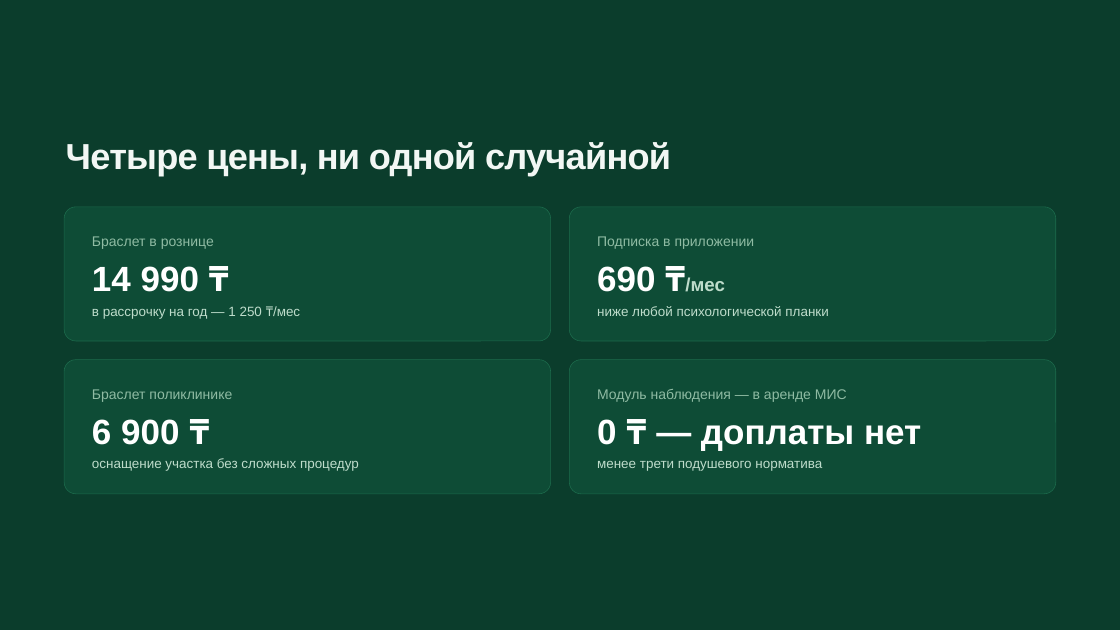
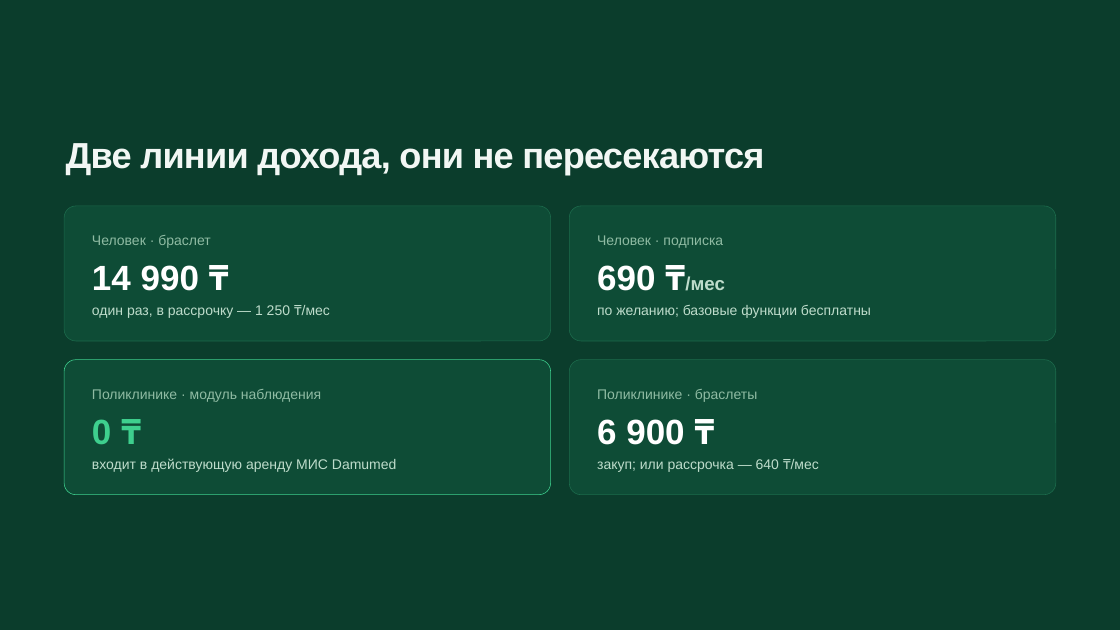
Before and after one commit to Beibute/damumed-band, a slide deck: slide 6 of files/damumed-band-prezentaciya.pptx. Drawn at 1120x630 pixels with LibreOffice and Linux fonts; fonts in the diff are those of the drawing. Boxes give left, top, right and bottom in pixels: in the first picture for what was removed or moved away, otherwise in the second. Text is boxed around its words. In the diff, an @@ line names an element or a change of style, - is before the commit and + after.

```diff
--- a/files/damumed-band-prezentaciya.pptx
+++ b/files/damumed-band-prezentaciya.pptx
@@ text at [66, 143, 764, 175]: text changed @@
-Четыре цены, ни одной случайной
+Две линии дохода, они не пересекаются
@@ text at [92, 235, 210, 248]: text changed @@
-Браслет в рознице
+Человек · браслет
@@ text at [597, 235, 723, 248]: text changed @@
-Подписка в приложении
+Человек · подписка
@@ text at [92, 305, 330, 318]: text changed; size 17.2 to 18 pt @@
-в рассрочку на год — 1 250 ₸/мес
+один раз, в рассрочку — 1 250 ₸/мес
@@ text at [597, 305, 871, 318]: text changed; size 17.2 to 18 pt @@
-ниже любой психологической планки
+по желанию; базовые функции бесплатны
@@ rounded rectangle at [64, 360, 551, 494]: outline #1C6B4C 0.75 pt to #3ECF8E 0.75 pt; proportions changed @@
@@ text at [92, 389, 321, 402]: text changed @@
-Браслет поликлинике
+Поликлинике · модуль наблюдения
@@ proportions changed in 3 elements at [64, 206, 551, 341], [570, 206, 1056, 341], [570, 360, 1056, 494] @@
@@ text at [597, 389, 758, 402]: text changed @@
-Модуль наблюдения — в аренде МИС
+Поликлинике · браслеты
@@ text at [92, 419, 111, 445]: text changed; text colour #FFFFFF to #3ECF8E @@
-6 900 ₸
+0 ₸
@@ text at [597, 419, 684, 445]: text changed @@
-0 ₸ — доплаты нет
+6 900 ₸
@@ text at [92, 458, 397, 472]: text changed; size 17.2 to 18 pt @@
-оснащение участка без сложных процедур
+входит в действующую аренду МИС Damumed
@@ text at [597, 459, 819, 472]: text changed; size 17.2 to 18 pt @@
-менее трети подушевого норматива
+закуп; или рассрочка — 640 ₸/мес
```
Also in this commit, not shown: 11 other slides changed.
